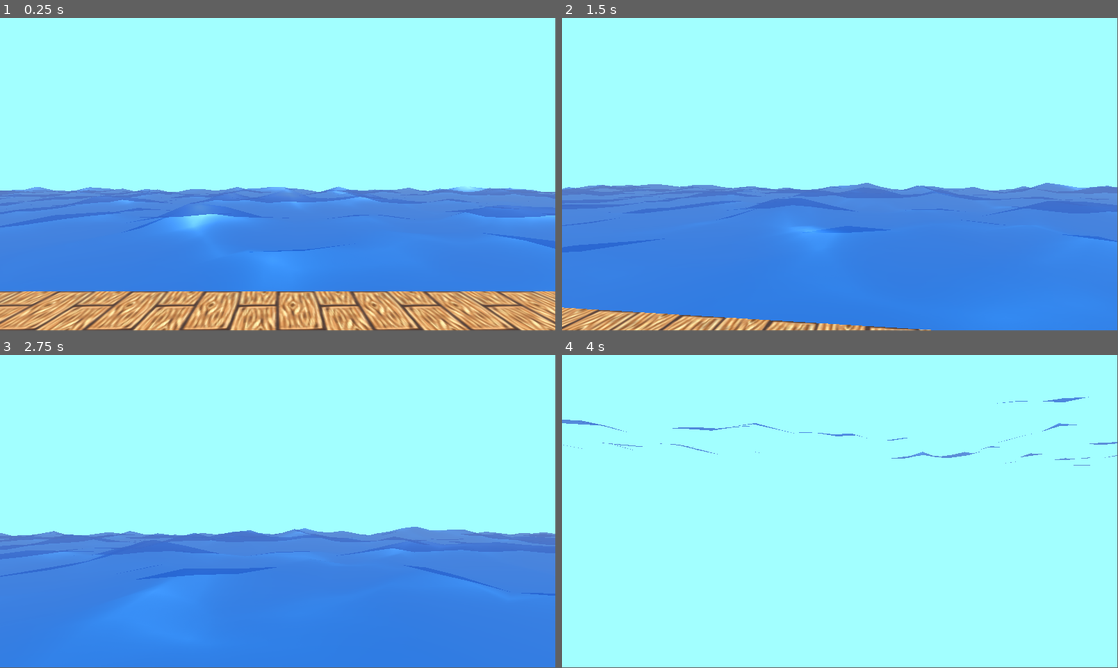
Above: before the commit, frames 1-4 (two rows, left to right).
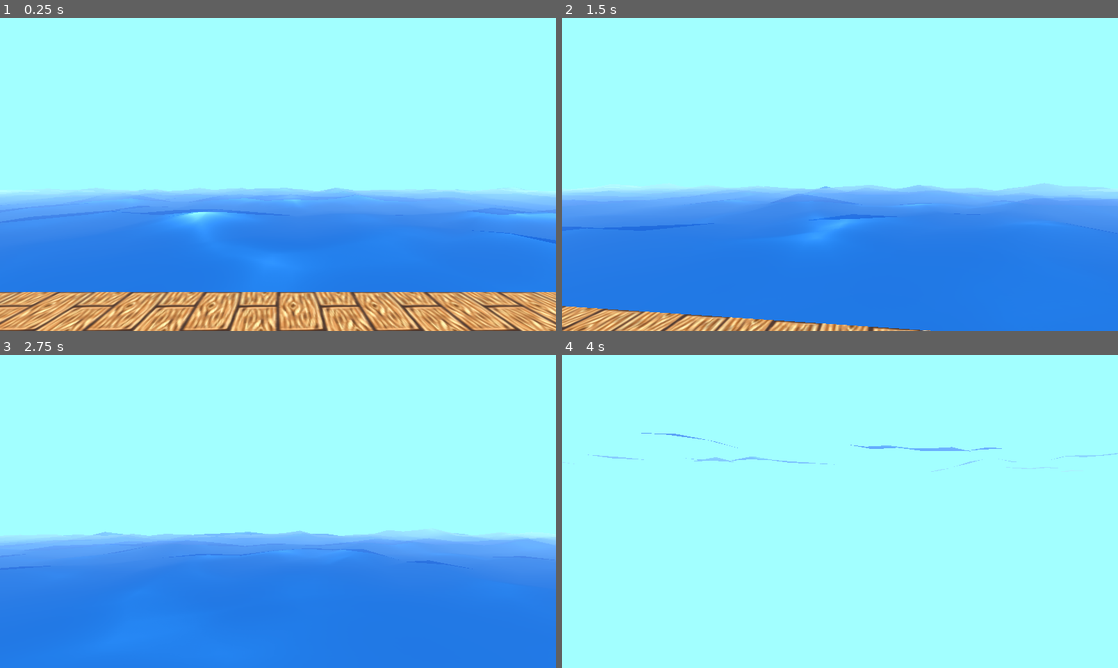
Above: after the commit, the same moments.

Repository: K0MaR1K/FishingForStorm
Game: Godot game, scene res://scenes/test_scene.tscn
Two runs of this game, one before a commit and one after it. Both use one fixed random seed, a clock stepped at 60 frames per second and the inputs below.
Inputs (mouse positions are in pixels of both pictures, inside the frame that each line leads up to):
- Up to frame 1 (0.25 s): no input
- Up to frame 2 (1.5 s): tap Enter (ui_accept) at 0.5, 0.77 s; move the mouse to (867, 171) at 0.52 s; hold Ctrl (crouch) 0.53-1.28 s; hold W (forward) from 0.53 s (still down); move the mouse to (812, 174) at 1.27 s; click (812, 174) at 1.35 s
- Up to frame 3 (2.75 s): keep holding W (forward); tap Enter (ui_accept) at 1.52 s; move the mouse to (289, 505) at 2.02 s; hold Shift (sprint) from 2.03 s (still down)
- Up to frame 4 (4 s): keep holding W (forward); move the mouse to (834, 514) at 2.77 s; release Shift (sprint) at 2.78 s; tap Ctrl (crouch) at 2.85 s; tap Enter (ui_accept) at 3.02, 3.77 s; move the mouse to (878, 514) at 3.52 s; click (878, 514) at 3.6 s
The window is 799x449 before the commit and 800x450 after it. Grey fills any space a smaller window leaves; there, only what the larger window draws over its background counts as a difference.

The runs differ from the first frame. In frame 1, 9.7% of the frame differs, in the area x 0-100%, y 53-100%; in frame 2, 9.9%, in the area x 0-100%, y 52-100%; in frame 3, 6.6%; in frame 4, 1.0%.

Commit message:
add blink scene

Diff:
--- a/project.godot
+++ b/project.godot
@@ -14,6 +14,12 @@
 run/main_scene="res://scenes/test_scene.tscn"
 config/features=PackedStringArray("4.3", "GL Compatibility")
 config/icon="res://icon.svg"
+
+[display]
+
+window/size/viewport_width=1280
+window/size/viewport_height=720
+window/stretch/mode="viewport"
 
 [input]
 
@@ -53,6 +59,13 @@
 ]
 }
 
+[layer_names]
+
+3d_physics/layer_1="Player"
+3d_physics/layer_2="FloorAndWalls"
+3d_physics/layer_3="Items"
+3d_physics/layer_4="Tasks"
+
 [rendering]
 
 renderer/rendering_method="gl_compatibility"
--- /dev/null
+++ b/scenes/blink_canvas.tscn
@@ -0,0 +1,112 @@
+[gd_scene load_steps=5 format=3 uid="uid://yochq87itm7n"]
+
+[ext_resource type="Texture2D" uid="uid://ckrkfug11lyvj" path="res://assets/sprites/blink.png" id="1_1572k"]
+
+[sub_resource type="Animation" id="Animation_fp168"]
+resource_name = "blink"
+length = 0.7
+tracks/0/type = "value"
+tracks/0/imported = false
+tracks/0/enabled = true
+tracks/0/path = NodePath("UpperEyelid:anchor_top")
+tracks/0/interp = 1
+tracks/0/loop_wrap = true
+tracks/0/keys = {
+"times": PackedFloat32Array(0, 0.0666667, 0.566667, 0.633333),
+"transitions": PackedFloat32Array(1, 1, 1, 1),
+"update": 0,
+"values": [-1.0, -0.35, -0.35, -1.0]
+}
+tracks/1/type = "value"
+tracks/1/imported = false
+tracks/1/enabled = true
+tracks/1/path = NodePath("LowerEyelid:anchor_top")
+tracks/1/interp = 1
+tracks/1/loop_wrap = true
+tracks/1/keys = {
+"times": PackedFloat32Array(0, 0.0666667, 0.566667, 0.633333),
+"transitions": PackedFloat32Array(1, 1, 1, 1),
+"update": 0,
+"values": [1.0, 0.4, 0.4, 1.0]
+}
+tracks/2/type = "value"
+tracks/2/imported = false
+tracks/2/enabled = true
+tracks/2/path = NodePath("UpperEyelid:anchor_bottom")
+tracks/2/interp = 1
+tracks/2/loop_wrap = true
+tracks/2/keys = {
+"times": PackedFloat32Array(0, 0.0666667, 0.566667, 0.633333),
+"transitions": PackedFloat32Array(1, 1, 1, 1),
+"update": 0,
+"values": [-1.0, -0.35, -0.35, -1.0]
+}
+
+[sub_resource type="Animation" id="Animation_7bshd"]
+length = 0.001
+tracks/0/type = "value"
+tracks/0/imported = false
+tracks/0/enabled = true
+tracks/0/path = NodePath("UpperEyelid:anchor_top")
+tracks/0/interp = 1
+tracks/0/loop_wrap = true
+tracks/0/keys = {
+"times": PackedFloat32Array(0),
+"transitions": PackedFloat32Array(1),
+"update": 0,
+"values": [-1.5]
+}
+tracks/1/type = "value"
+tracks/1/imported = false
+tracks/1/enabled = true
+tracks/1/path = NodePath("LowerEyelid:anchor_top")
+tracks/1/interp = 1
+tracks/1/loop_wrap = true
+tracks/1/keys = {
+"times": PackedFloat32Array(0),
+"transitions": PackedFloat32Array(1),
+"update": 0,
+"values": [1.0]
+}
+tracks/2/type = "value"
+tracks/2/imported = false
+tracks/2/enabled = true
+tracks/2/path = NodePath("UpperEyelid:anchor_bottom")
+tracks/2/interp = 1
+tracks/2/loop_wrap = true
+tracks/2/keys = {
+"times": PackedFloat32Array(0),
+"transitions": PackedFloat32Array(1),
+"update": 0,
+"values": [-1.0]
+}
+
+[sub_resource type="AnimationLibrary" id="AnimationLibrary_3qlus"]
+_data = {
+"RESET": SubResource("Animation_7bshd"),
+"blink": SubResource("Animation_fp168")
+}
+
+[node name="BlinkCanvas" type="CanvasLayer"]
+
+[node name="UpperEyelid" type="TextureRect" parent="."]
+anchors_preset = -1
+anchor_top = -1.5
+anchor_bottom = -1.0
+offset_right = 40.0
+offset_bottom = 40.0
+texture = ExtResource("1_1572k")
+
+[node name="LowerEyelid" type="TextureRect" parent="."]
+anchors_preset = -1
+anchor_top = 1.0
+anchor_bottom = 1.0
+offset_right = 40.0
+offset_bottom = 40.0
+texture = ExtResource("1_1572k")
+flip_v = true
+
+[node name="AnimationPlayer" type="AnimationPlayer" parent="."]
+libraries = {
+"": SubResource("AnimationLibrary_3qlus")
+}
--- a/scenes/test_scene.tscn
+++ b/scenes/test_scene.tscn
@@ -19,7 +19,7 @@
 [node name="TestScene" type="Node3D"]
 
 [node name="MeshInstance3D" type="MeshInstance3D" parent="."]
-transform = Transform3D(1, 0, 0, 0, 1, 0, 0, 0, 1, 0, 1.26122, 0)
+transform = Transform3D(1, 0, 0, 0, 1, 0, 0, 0, 1, 0, 1.63803, 0)
 mesh = SubResource("BoxMesh_0yfcn")
 metadata/_edit_group_ = true
 
--- a/scenes/water.tscn
+++ b/scenes/water.tscn
@@ -9,9 +9,9 @@
 
 [sub_resource type="PlaneMesh" id="PlaneMesh_k7gw0"]
 material = SubResource("ShaderMaterial_lq00n")
-size = Vector2(100, 100)
-subdivide_width = 50
-subdivide_depth = 50
+size = Vector2(120, 120)
+subdivide_width = 40
+subdivide_depth = 40
 
 [node name="Water" type="Node3D"]
 
--- a/shaders/test_scene.tres
+++ b/shaders/test_scene.tres
@@ -7,6 +7,19 @@
 background_color = Color(0.627484, 0.893649, 1, 1)
 sky = SubResource("Sky_iggfk")
 fog_enabled = true
+fog_mode = 1
+fog_light_color = Color(0.367854, 0.473878, 0.553811, 1)
+fog_light_energy = 4.7
+fog_sun_scatter = 0.57
+fog_density = 1.0
+fog_sky_affect = 0.0
+volumetric_fog_density = 1.0
+volumetric_fog_albedo = Color(0, 0, 0, 1)
+volumetric_fog_emission_energy = 1024.0
+volumetric_fog_gi_inject = 2.62
+volumetric_fog_length = 1024.0
+volumetric_fog_detail_spread = 0.5
+volumetric_fog_ambient_inject = 3.0
 adjustment_enabled = true
 adjustment_contrast = 1.25
 adjustment_saturation = 1.1
--- a/shaders/water.tres
+++ b/shaders/water.tres
@@ -39,7 +39,7 @@
 op_type = 2
 
 [sub_resource type="VisualShaderNodeUVFunc" id="VisualShaderNodeUVFunc_876hm"]
-default_input_values = [1, Vector2(0.01, 0.03), 2, Vector2(0, 0)]
+default_input_values = [1, Vector2(0.01, 0.05), 2, Vector2(0, 0)]
 
 [sub_resource type="VisualShaderNodeInput" id="VisualShaderNodeInput_ru3x3"]
 input_name = "time"
@@ -67,7 +67,7 @@
 input_name = "time"
 
 [sub_resource type="VisualShaderNodeUVFunc" id="VisualShaderNodeUVFunc_7gdxu"]
-default_input_values = [1, Vector2(0.01, 0.03), 2, Vector2(0, 0)]
+default_input_values = [1, Vector2(0.01, 0.05), 2, Vector2(0, 0)]
 
 [sub_resource type="VisualShaderNodeTexture" id="VisualShaderNodeTexture_c1cl4"]
 texture = SubResource("NoiseTexture2D_5ouo4")
@@ -103,7 +103,7 @@
 
 
 // UVFunc:3
-	vec2 n_in3p1 = vec2(0.01000, 0.03000);
+	vec2 n_in3p1 = vec2(0.01000, 0.05000);
 	vec2 n_out3p0 = vec2(n_out2p0) * n_in3p1 + UV;
 
 
@@ -144,7 +144,7 @@
 
 
 // UVFunc:5
-	vec2 n_in5p1 = vec2(0.01000, 0.03000);
+	vec2 n_in5p1 = vec2(0.01000, 0.05000);
 	vec2 n_out5p0 = vec2(n_out6p0) * n_in5p1 + UV;
 
 
@@ -195,13 +195,13 @@
 
 }
 "
-graph_offset = Vector2(-2225.09, 30.6604)
+graph_offset = Vector2(-1282.41, -182.8)
 nodes/vertex/2/node = SubResource("VisualShaderNodeInput_oiey0")
-nodes/vertex/2/position = Vector2(-740, 160)
+nodes/vertex/2/position = Vector2(-1020, -20)
 nodes/vertex/3/node = SubResource("VisualShaderNodeUVFunc_7gdxu")
-nodes/vertex/3/position = Vector2(-460, 80)
+nodes/vertex/3/position = Vector2(-740, -100)
 nodes/vertex/4/node = SubResource("VisualShaderNodeTexture_c1cl4")
-nodes/vertex/4/position = Vector2(-160, 60)
+nodes/vertex/4/position = Vector2(-440, -120)
 nodes/vertex/5/node = SubResource("VisualShaderNodeInput_vxavs")
 nodes/vertex/5/position = Vector2(-560, 380)
 nodes/vertex/6/node = SubResource("VisualShaderNodeInput_hre1q")
@@ -210,7 +210,7 @@
 nodes/vertex/7/position = Vector2(100, 200)
 nodes/vertex/8/node = SubResource("VisualShaderNodeVectorOp_ajh21")
 nodes/vertex/8/position = Vector2(-160, 340)
-nodes/vertex/connections = PackedInt32Array(2, 0, 3, 2, 3, 0, 4, 0, 4, 0, 7, 0, 6, 0, 7, 2, 7, 0, 0, 0, 5, 0, 8, 0, 8, 0, 7, 1)
+nodes/vertex/connections = PackedInt32Array(2, 0, 3, 2, 3, 0, 4, 0, 6, 0, 7, 2, 7, 0, 0, 0, 5, 0, 8, 0, 8, 0, 7, 1, 4, 0, 7, 0)
 nodes/fragment/0/position = Vector2(300, 220)
 nodes/fragment/2/node = SubResource("VisualShaderNodeColorParameter_e04xk")
 nodes/fragment/2/position = Vector2(-720, -340)
Binary file added: assets/sprites/blink.png
Not shown, added: assets/sprites/blink.png.import
Not shown, changed: ideas.txt
